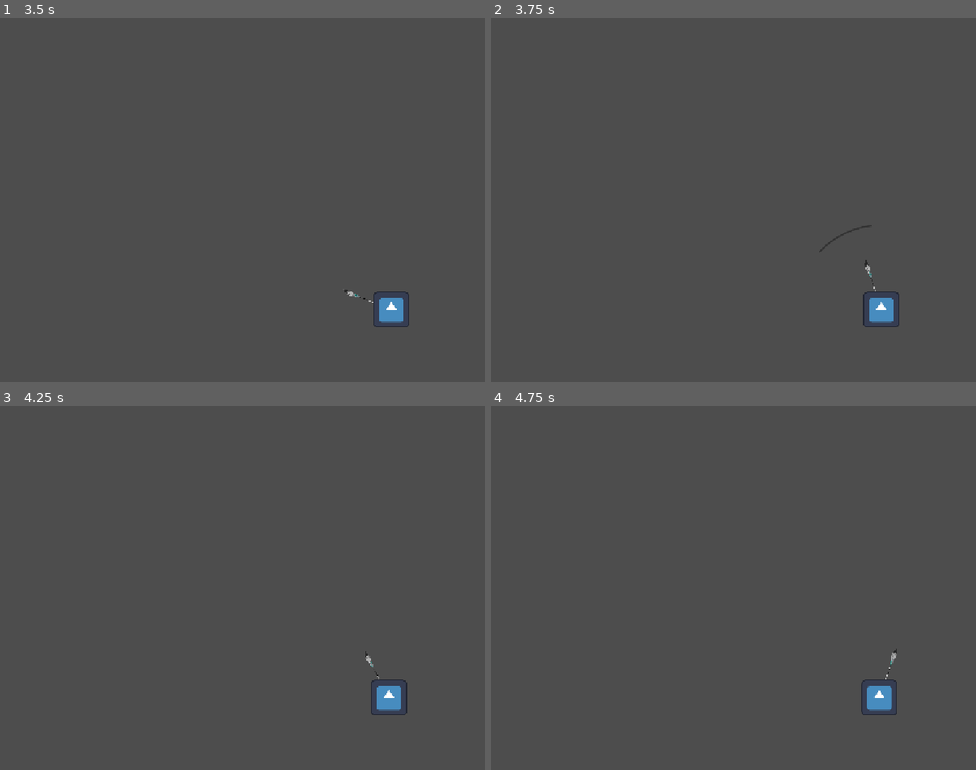
Above: before the commit, frames 1-4 (two rows, left to right).
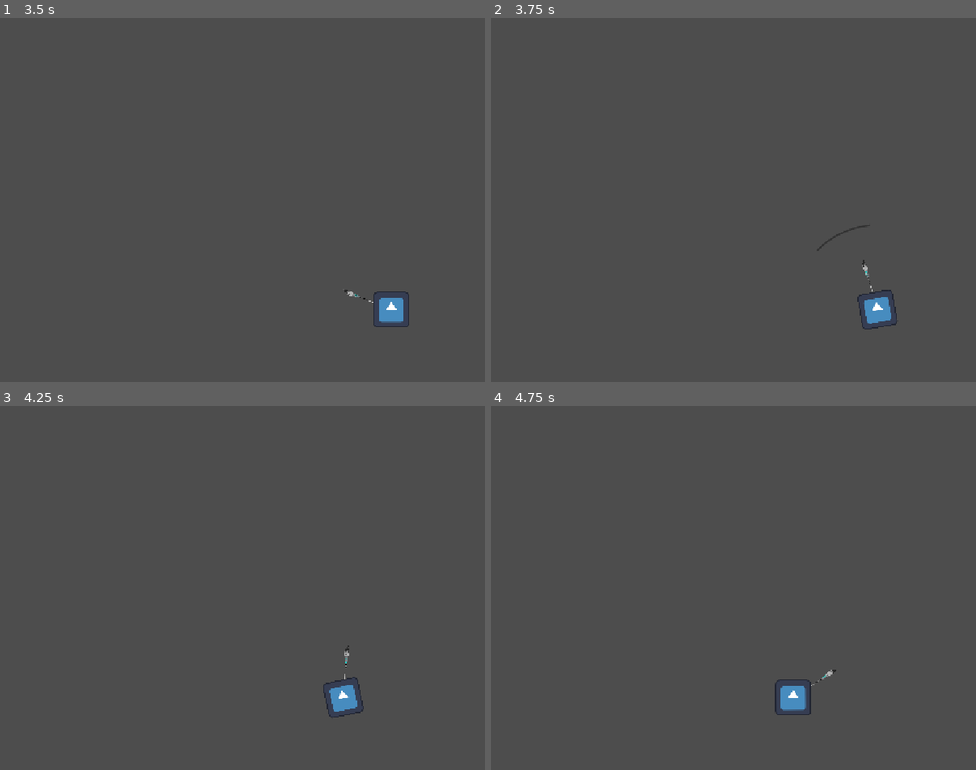
Above: after the commit, the same moments.

Repository: VSathvikReddy/Let-s-figure-it-out
Game: Godot game, scene res://demo.tscn
Two runs of this game, one before a commit and one after it. Both use one fixed random seed, a clock stepped at 60 frames per second and the inputs below. The project has no main scene, so this scene is started directly. The engine's default icon, where the game draws it, is replaced by a stand-in: a white triangle on a blue panel in a dark square.
Inputs (mouse positions are in pixels of both pictures, inside the frame that each line leads up to):
- Up to frame 1 (3.5 s): move the mouse to (305, 181) at 0.52 s; hold Right (move_right) 0.53-1.25 s; tap Space (attack) at 0.6, 2.1 s; click (305, 181) at 0.67 s; drag from (33, 218) to (130, 280) at 1.27 s; move the mouse to (227, 119) at 2.02 s; hold Right (move_right) 2.03-2.75 s; drag from (130, 272) to (outside the picture) at 2.77 s
- Up to frame 2 (3.75 s): tap Enter at 3.5 s; move the mouse to (845, 254) at 3.52 s; hold A (move_left) from 3.53 s (still down); tap Space (attack) at 3.6 s
- Up to frame 3 (4.25 s): keep holding A (move_left)
- Up to frame 4 (4.75 s): release A (move_left) at 4.25 s; drag from (outside the picture) to (879, 700) at 4.27 s

Frame 1 is identical in both runs. In frame 2, 0.4% of the frame differs, in the area x 67-85%, y 56-86%; in frame 3, 0.9%; in frame 4, 1.0%, in the area x 58-84%, y 66-85%.

Commit message:
slight fk up
i removed move and replaced with ui so it got fked. my bad

Diff:
--- a/player/player.gd
+++ b/player/player.gd
@@ -29,9 +29,9 @@
 func _physics_process(delta: float) -> void:
 	# 1. Read Inputs (Horizontal & Up Thrust Only)
 	var input_vector = Vector2.ZERO
-	input_vector.x = Input.get_axis("ui_left", "ui_right")
+	input_vector.x = Input.get_axis("move_left", "move_right")
 
-	var is_thrusting_up = Input.is_action_pressed("ui_up")
+	var is_thrusting_up = Input.is_action_pressed("move_up")
 
 	# 2. Apply Thrust & Fast Gravity Forces
 	if input_vector.x != 0:
